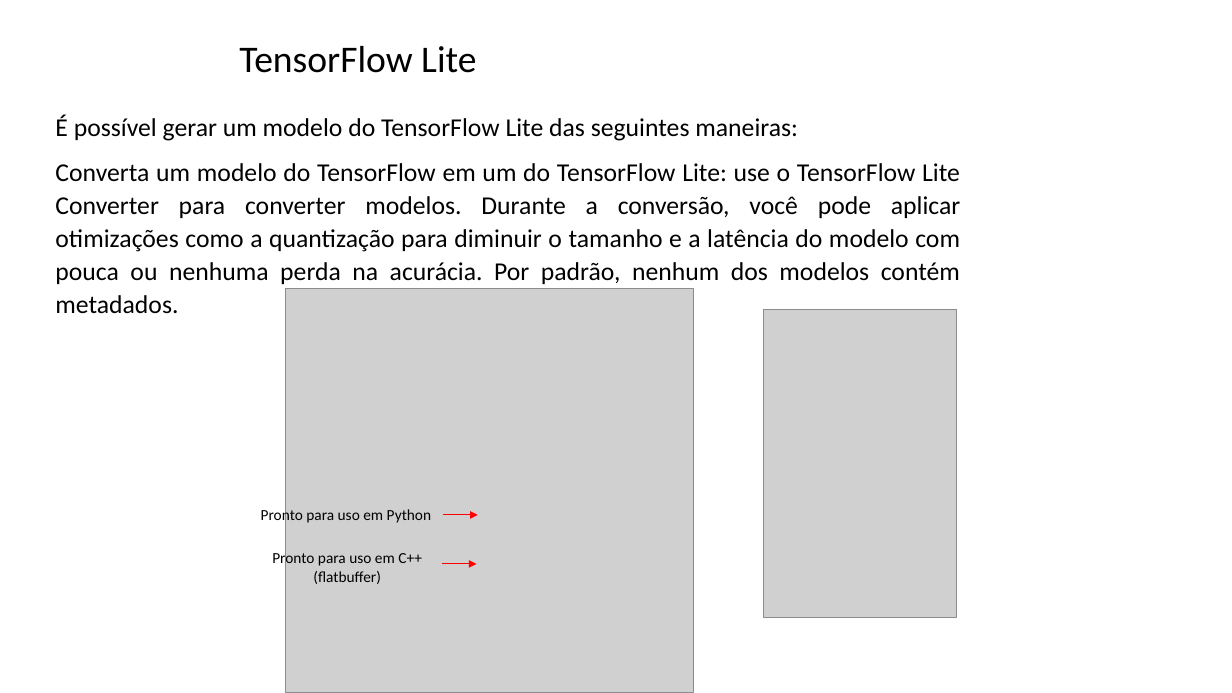
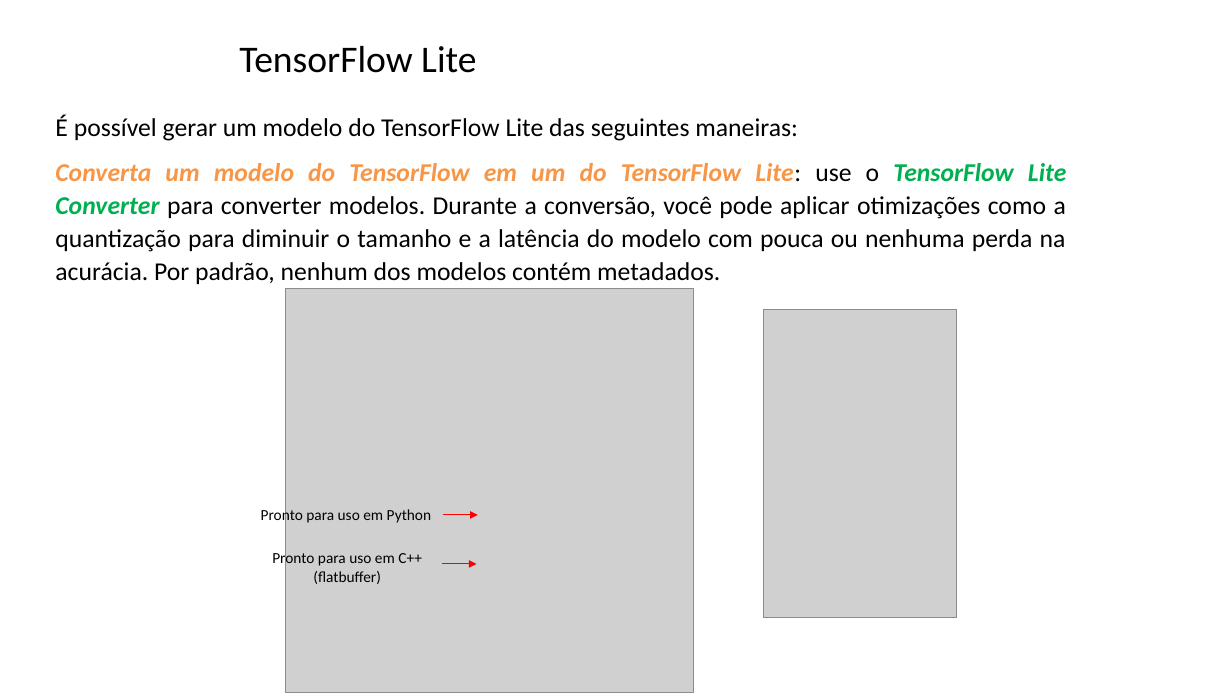
Before and after one commit to zz4fap/tp557-iot-ml, a slide deck: slide 30 of slides/TP557_14_introducao_tensorflowlite.pptx. Drawn at 1232x693 pixels with LibreOffice and Linux fonts; fonts in the diff are those of the drawing; grey boxes stand for pictures; background and template pictures are left out. Boxes give left, top, right and bottom in pixels: in the first picture for what was removed or moved away, otherwise in the second. Text is boxed around its words. In the diff, an @@ line names an element or a change of style, - is before the commit and + after.

```diff
--- a/slides/TP557_14_introducao_tensorflowlite.pptx
+++ b/slides/TP557_14_introducao_tensorflowlite.pptx
@@ text at [55, 163, 1066, 284]: text colour #000000 to #F79646, bold on, italic on in "Converta um modelo do TensorFlow em um ..."; text colour #000000 to #00B050 in "TensorFlow Lite Converter" @@
```
Also in this commit, not shown: 5 other slides changed, 1 other file.
